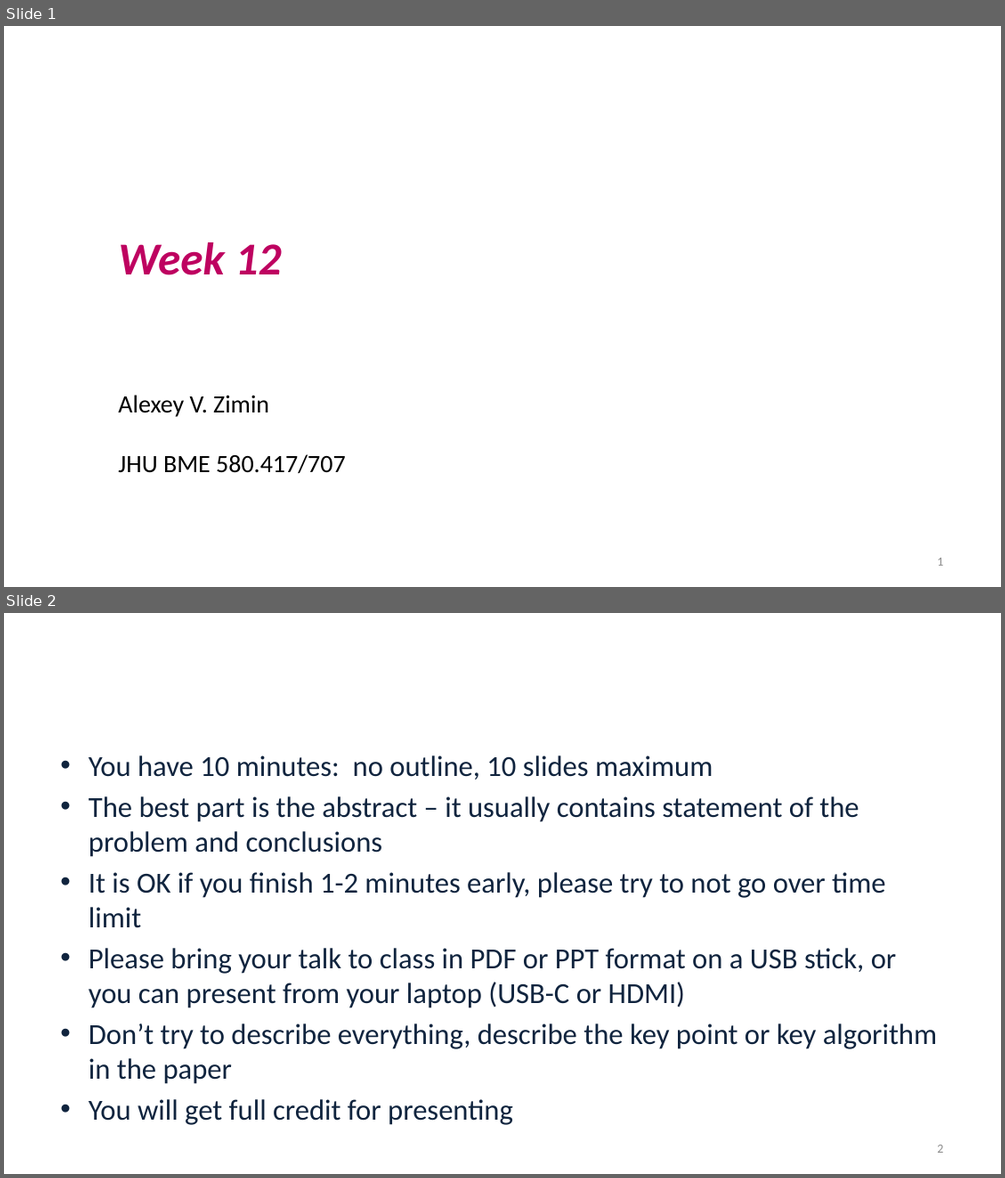
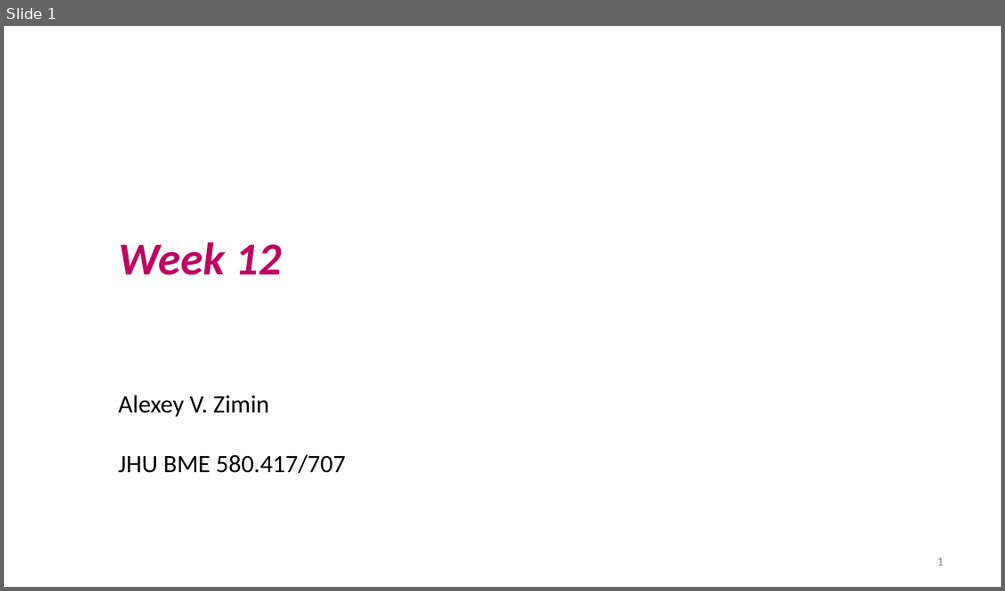
Before and after one commit to alekseyzimin/BME-Algorithms-for-Analysis-of-Genomic-Data, a slide deck: Lectures/Week 12 -- Viterbi Deep Learning.pptx. Shown one above the other, each under a label of ours: slides 1 and 2 before the commit, slide 1 after it. The pictures are 1005x1178 and 1005x591 pixels, drawn with LibreOffice and Linux fonts; fonts in the diff are those of the drawing; background and template pictures are left out. Boxes give left, top, right and bottom in pixels: in the first picture for what was removed or moved away, otherwise in the second. Text is boxed around its words. In the diff, an @@ line names an element or a change of style, - is before the commit and + after.

```diff
--- a/Lectures/Week 12 -- Viterbi Deep Learning.pptx
+++ b/Lectures/Week 12 -- Viterbi Deep Learning.pptx
@@ slide 2 removed at (x1=4, y1=613, x2=1001, y2=1174), background picture (left out) @@
@@ title removed at (x1=53, y1=668, x2=950, y2=706) @@
-Paper presentation
@@ text removed at (x1=89, y1=755, x2=937, y2=1125) @@
-• You have 10 minutes: no outline, 10 slides maximum
-• The best part is the abstract – it usually contains statement of the problem and conclusions
-• It is OK if you finish 1-2 minutes early, please try to not go over time limit
-• Please bring your talk to class in PDF or PPT format on a USB stick, or you can present from your laptop (USB-C or HDMI)
-• Don’t try to describe everything, describe the key point or key algorithm in the paper
-• You will get full credit for presenting
@@ page number removed at (x1=937, y1=1144, x2=943, y2=1152) @@
-2
```
Also in this commit, not shown: 22 slides changed, 3 slides added, 10 other slides removed.
